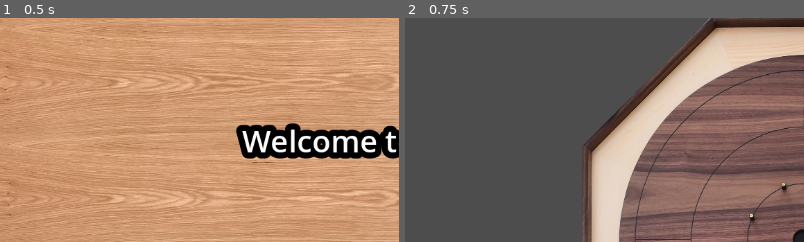
Above: before the commit, frames 1-2 (left to right).
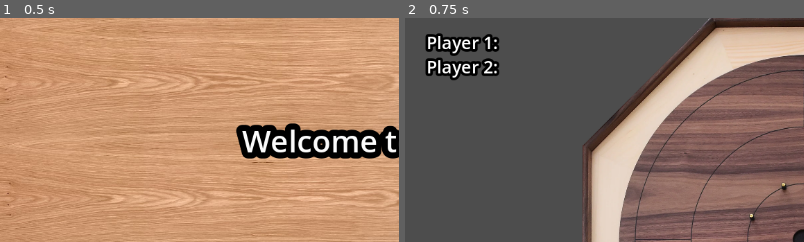
Above: after the commit, the same moments.

Repository: WadeCanavan/Crokinole
Game: Godot game, scene res://Scenes/Title.tscn
Two runs of this game, one before a commit and one after it. Both use one fixed random seed, a clock stepped at 60 frames per second and the inputs below.
Inputs:
- Up to frame 1 (0.5 s): no input
- Up to frame 2 (0.75 s): click "Play Game" at 0.5 s
The pictures show only the part of the screen within x 0-50%, y 0-50%; the shares and areas given below are measured in that part.

Frame 1 is identical in both runs. In frame 2, 2.4% of the frame differs, in the area x 5-24%, y 6-28%.
Error after the commit: Parse Error: Expected indented block after function declaration. (res://Scenes/main.gd:14)

Commit message:
Work on scoreboard
WIP

Diff:
--- /dev/null
+++ b/Scenes/main.gd
@@ -0,0 +1,14 @@
+extends Node2D
+
+
+# Called when the node enters the scene tree for the first time.
+func _ready():
+	pass # Replace with function body.
+
+
+# Called every frame. 'delta' is the elapsed time since the previous frame.
+func _process(delta):
+	pass
+
+# Function to change the score box
+func _setScore():
--- a/Scenes/main.tscn
+++ b/Scenes/main.tscn
@@ -1,8 +1,9 @@
-[gd_scene load_steps=10 format=3 uid="uid://cwx8tiulhosp8"]
+[gd_scene load_steps=11 format=3 uid="uid://cwx8tiulhosp8"]
 
+[ext_resource type="Script" path="res://Scenes/main.gd" id="1_0gtyu"]
 [ext_resource type="Texture2D" uid="uid://di16b63182u02" path="res://Assets/Sprites/crokinoleboard.png" id="1_cmi87"]
 [ext_resource type="Script" path="res://Scenes/Score Nodes.gd" id="2_1mk02"]
-[ext_resource type="PackedScene" uid="uid://bry3ob2hkhwpf" path="res://Scenes/disc.tscn" id="2_ejfwc"]
+[ext_resource type="PackedScene" path="res://Scenes/disc.tscn" id="2_ejfwc"]
 
 [sub_resource type="CircleShape2D" id="CircleShape2D_crb3j"]
 radius = 270.007
@@ -23,6 +24,7 @@
 radius = 4.12311
 
 [node name="Main" type="Node2D"]
+script = ExtResource("1_0gtyu")
 
 [node name="board" type="StaticBody2D" parent="."]
 
@@ -134,6 +136,25 @@
 position = Vector2(-1, 0)
 shape = SubResource("CircleShape2D_f24vr")
 
+[node name="Score Box" type="Node" parent="."]
+
+[node name="Score" type="RichTextLabel" parent="Score Box"]
+anchors_preset = -1
+anchor_left = 0.016
+anchor_top = 0.028
+anchor_right = 0.233
+anchor_bottom = 0.252
+offset_left = -0.432001
+offset_top = -0.144001
+offset_right = -0.416016
+offset_bottom = -0.296005
+grow_horizontal = 2
+theme_override_colors/font_outline_color = Color(0, 0, 0, 1)
+theme_override_constants/outline_size = 15
+theme_override_font_sizes/normal_font_size = 25
+text = "  Player 1:
+  Player 2:"
+
 [connection signal="body_entered" from="Score Nodes/20 point" to="Score Nodes" method="_on__point_body_entered"]
 [connection signal="body_entered" from="Score Nodes/15 point Area2D" to="Score Nodes" method="_on_area_2d_body_entered"]
 [connection signal="body_exited" from="Score Nodes/15 point Area2D" to="Score Nodes" method="_on_area_2d_body_exited"]
